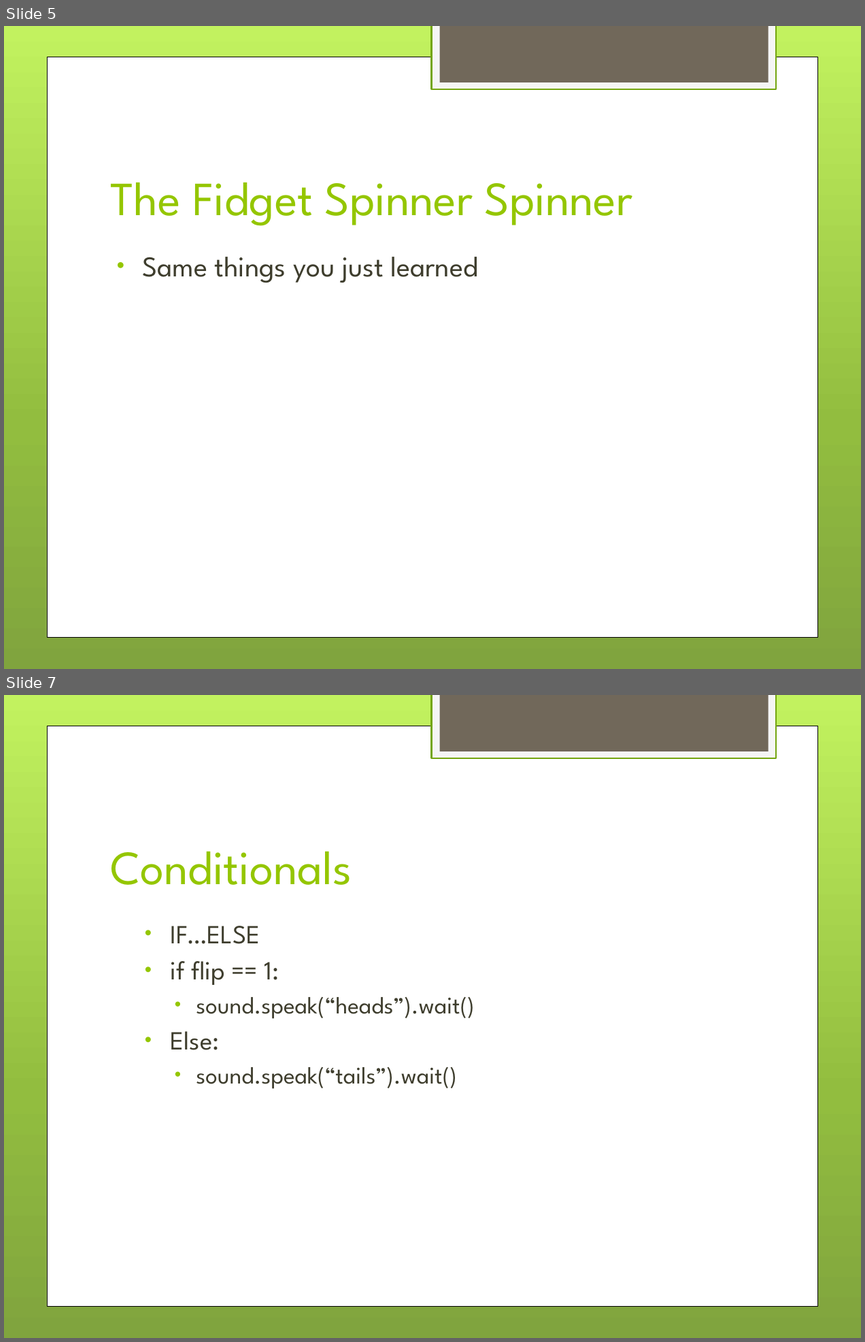
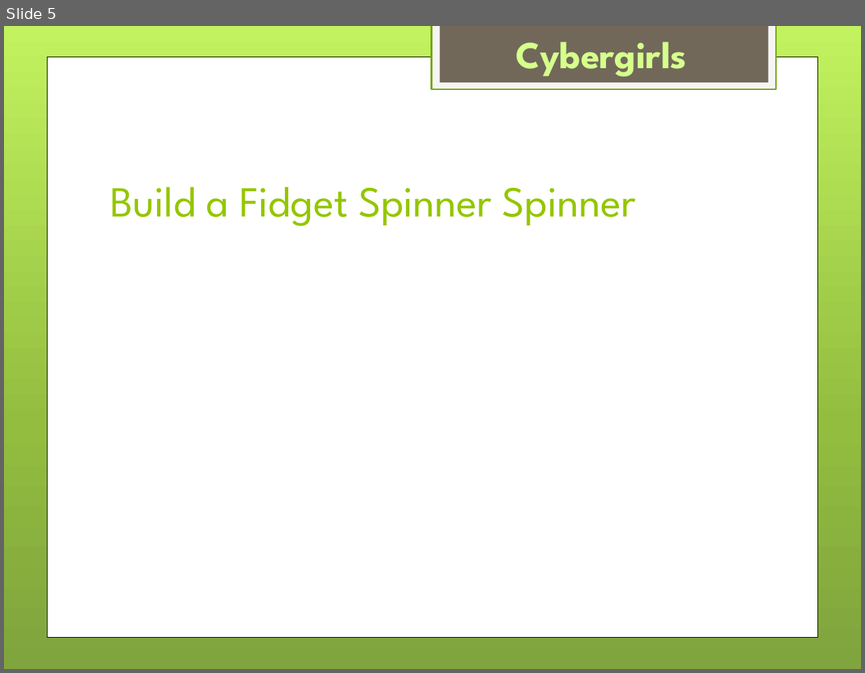
Before and after one commit to drahmel/el-segundo-girl-scouts-robotics-2017, a slide deck: meeting-4-loops/Girl Scouts LEGO Robotics - Meeting 4 - Loops.pptx. Shown one above the other, each under a label of ours: slides 5 and 7 before the commit, slide 5 after it; the slides between them are not shown. The pictures are 865x1342 and 865x673 pixels, drawn with LibreOffice and Linux fonts; fonts in the diff are those of the drawing; background and template pictures are left out. Boxes give left, top, right and bottom in pixels: in the first picture for what was removed or moved away, otherwise in the second. Text is boxed around its words. In the diff, an @@ line names an element or a change of style, - is before the commit and + after.

```diff
--- a/meeting-4-loops/Girl Scouts LEGO Robotics - Meeting 4 - Loops.pptx
+++ b/meeting-4-loops/Girl Scouts LEGO Robotics - Meeting 4 - Loops.pptx
@@ slide 7 removed at box(4, 695, 861, 1338), background gradient #C3F35F to #93BF3F to #81A53E; not listed: 3 template elements that a slide beside it also shows @@
@@ title removed at box(110, 851, 351, 885) @@
-Conditionals
@@ text removed at box(171, 926, 474, 1089) @@
-  • IF…ELSE
-  • if flip == 1:
-    • sound.speak(“heads”).wait()
-  • Else:
-    • sound.speak(“tails”).wait()
@@ slide 5 changed as well @@
@@ text added at box(515, 42, 687, 77), 32 pt, text #D6FF8C, bold @@
+Cybergirls
@@ title at box(110, 186, 636, 226): text changed; size 40 to 36 pt @@
-The Fidget Spinner Spinner
+Build a Fidget Spinner Spinner
@@ text removed at box(143, 257, 477, 283) @@
-• Same things you just learned
```
Also in this commit, not shown: 4 other slides changed, 2 slides added, 3 other slides removed.
